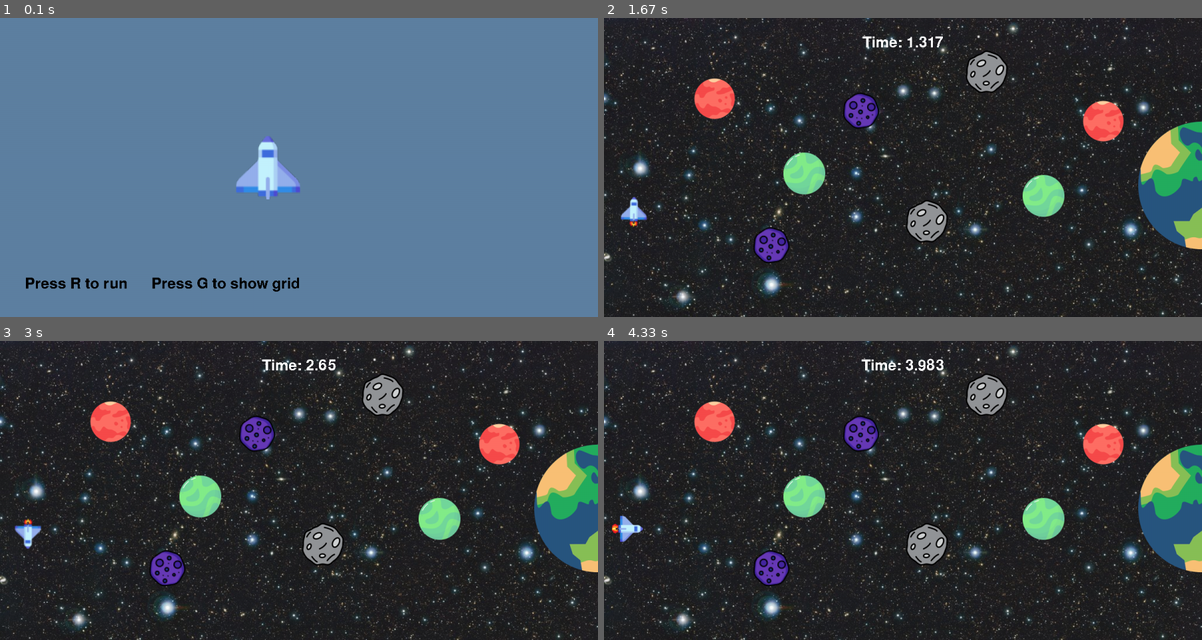
Above: before the commit, frames 1-4 (two rows, left to right).
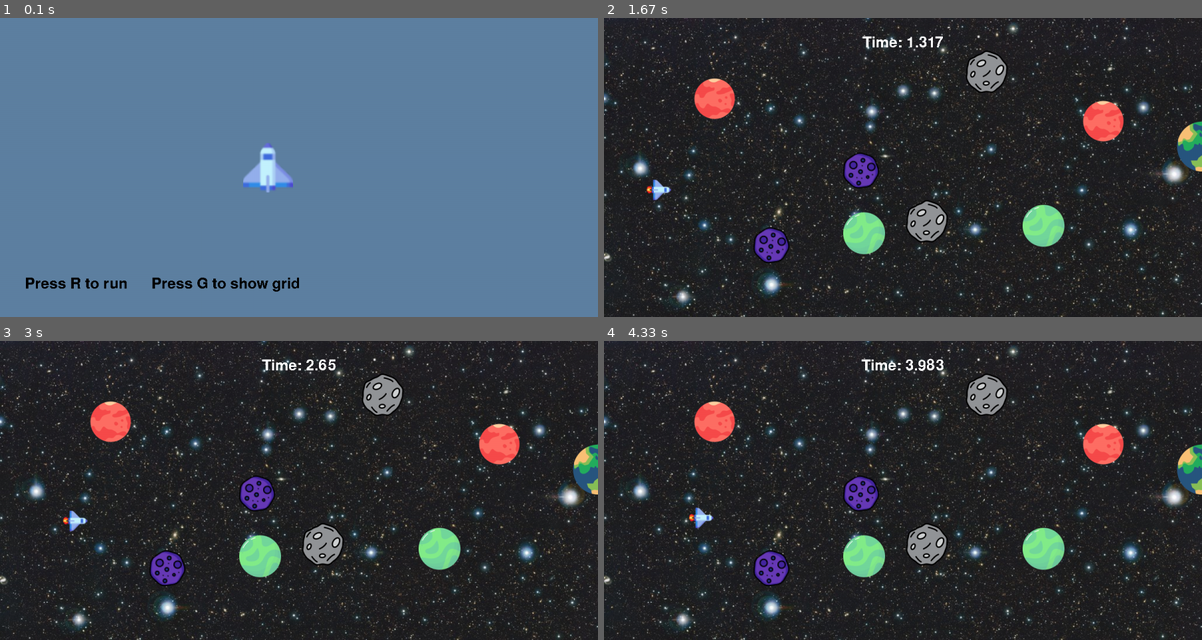
Above: after the commit, the same moments.

Repository: sandarusahan/AI-Principles---Pygame
Game: pygame game, started from aip_agent.py
Same seed, same stepped clock (60 frames per second), same inputs: the game is played once before the commit and once after it.
Inputs:
- Up to frame 1 (0.1 s): no input
- Up to frame 2 (1.67 s): tap R at 0.33 s; tap A at 0.67, 1.65 s; hold Right 1-1.47 s; hold Up from 1.5 s (still down)
- Up to frame 3 (3 s): release Up at 1.8 s; hold Right 1.83-2.3 s; hold Left 2.33-2.87 s; hold Down from 2.9 s (still down)
- Up to frame 4 (4.33 s): tap A at 3.05, 4.22 s; release Down at 3.2 s; hold Left 3.23-3.63 s; hold Up 3.67-4.03 s; hold Right from 4.07 s (still down)

The runs differ from the first frame. In frame 1, 0.8% of the frame differs, in the area x 39-51%, y 39-61%; in frame 2, 7.8%; in frame 3, 7.8%; in frame 4, 7.9%, in the area x 1-100%, y 24-80%.

Commit message:
Autopilot with UCS algorith

Diff:
--- /dev/null
+++ b/UCS.py
@@ -0,0 +1,201 @@
+import math
+
+class UCS_Algorithm:
+
+    def __init__(self, resolution, robot_radius):
+
+        self.obstacle_map = None
+        self.resolution = resolution
+        self.robot_radius = robot_radius # agent size in grids cells
+
+        self.ox = None
+        self.oy = None
+        self.min_x = None
+        self.min_y = None
+        self.max_x = None
+        self.max_y = None
+        self.x_width = None
+        self.y_width = None
+
+        self.motion = self.get_motion_model_4n()
+        # self.motion = self.get_motion_model_8n()
+
+    class Node:
+        def __init__(self, x, y, cost, parent_index):
+            self.x = x  # index of grid
+            self.y = y  # index of grid
+            self.cost = cost
+            self.parent_index = parent_index  # index of previous Node
+
+
+    def start_with_ucs(self, sx, sy, gx, gy, obs_map_arr):
+        goal_reached = False
+        self.calc_obstacle_map(obs_map_arr)
+        start_node = self.Node(self.calc_xy_index(sx, self.min_x),
+                               self.calc_xy_index(sy, self.min_y), 0.0, -1)
+        goal_node = self.Node(self.calc_xy_index(gx, self.min_x),
+                              self.calc_xy_index(gy, self.min_y), 0.0, -1)
+
+        open_set, closed_set = dict(), dict()
+        open_set[self.calc_index(start_node)] = start_node
+
+        while 1:
+
+            c_id = min(open_set, key=lambda o: open_set[o].cost)
+            current = open_set[c_id]
+            # checking if goal is reached, break loop if it does
+            if current.x == goal_node.x and current.y == goal_node.y:
+                print("Goal Reached")
+                goal_reached = True
+
+                goal_node.parent_index = current.parent_index
+                goal_node.cost = current.cost
+                print("cost :" ,goal_node.cost)
+                break
+
+            #remove current node from open_set
+            del open_set[c_id]
+
+            # Add it to the closed set
+            closed_set[c_id] = current
+
+
+## New node generation, with the aid of motion model
+
+            # New node is generated based on the motion model
+            for move_x, move_y, move_cost in self.motion:
+                node = self.Node(current.x + move_x,
+                                 current.y + move_y,
+                                 current.cost + move_cost, c_id)
+
+                # calc_index generates a unique index based in node position
+                n_id = self.calc_index(node)
+
+                # Checking if node is already visited
+                if n_id in closed_set:
+                    continue
+
+                # checking if node is valid
+                if not self.verify_node(node):
+                    continue
+
+                if n_id not in open_set:
+                    open_set[n_id] = node
+                else:
+                    if open_set[n_id].cost > node.cost:
+                        # This path is the best until now. record it!
+                        open_set[n_id] = node
+
+        rx, ry = self.calc_final_path(goal_node, closed_set)
+        rx.reverse()
+        ry.reverse()
+        return rx, ry, goal_reached
+    @staticmethod
+    def get_motion_model_4n():
+        """
+        Get all possible 4-connectivity movements.
+        :return: list of movements with cost [[dx, dy, cost]]
+        """
+        motion = [[1, 0, 1],
+                  [0, 1, 1],
+                  [-1, 0, 1],
+                  [0, -1, 1]]
+        return motion
+
+    @staticmethod
+    def get_motion_model_8n():
+        # dx, dy, cost
+        motion =[[-1, -1, math.sqrt(2)],
+                [-1, 0, 1],
+                [-1, 1, math.sqrt(2)],
+                [0, 1, 1],
+                [1, 1, math.sqrt(2)],
+                [1, 0, 1],
+                [1, -1, math.sqrt(2)],
+                [0, -1, 1]
+                ]
+        return motion
+    ##get index from coordinates based on x or y
+    ## use in determining start node
+    def calc_xy_index(self, position, minp):
+        return round((position - minp) / self.resolution)
+
+    def calc_final_path(self, goal_node, closed_set):
+        # generate final course
+        rx, ry = [self.calc_position(goal_node.x, self.min_x)], [
+            self.calc_position(goal_node.y, self.min_y)]
+        parent_index = goal_node.parent_index
+        while parent_index != -1:
+            n = closed_set[parent_index]
+            rx.append(self.calc_position(n.x, self.min_x))
+            ry.append(self.calc_position(n.y, self.min_y))
+            parent_index = n.parent_index
+
+
+        return rx, ry
+
+    ##get index from coordinates based on x and y
+    def calc_index(self, node):
+        return (node.y - self.min_y) * self.x_width + (node.x - self.min_x)
+
+
+    def verify_node(self, node):
+        px = self.calc_position(node.x, self.min_x)
+        py = self.calc_position(node.y, self.min_y)
+
+        if px < self.min_x:
+            return False
+        if py < self.min_y:
+            return False
+        if px >= self.max_x:
+            return False
+        if py >= self.max_y:
+            return False
+
+        if self.obstacle_map[node.x][node.y]:
+            return False
+
+        return True
+
+    ##get coordinates from index in grid system
+    def calc_position(self, index, minp):
+        pos = index * self.resolution + minp
+        return pos
+
+    def calc_obstacle_map(self, map_arr):
+
+        # Obstacle and free grid positions
+        ox, oy = [], [] #obstacle
+        fx, fy = [], [] #free
+
+        for iy in range(map_arr.shape[0]):
+            for ix in range(map_arr.shape[1]):
+                if map_arr[iy, ix] == 1:
+                    ox.append(ix)
+                    oy.append(iy)
+                else:
+                    fx.append(ix)
+                    fy.append(iy)
+
+        self.ox = ox
+        self.oy = oy
+        self.min_x = round(min(ox))
+        self.min_y = round(min(oy))
+        self.max_x = round(max(ox))
+        self.max_y = round(max(oy))
+
+
+        self.x_width = round((self.max_x - self.min_x) / self.resolution)
+        self.y_width = round((self.max_y - self.min_y) / self.resolution)
+
+        self.obstacle_map = [[0 for _ in range(self.y_width)]
+                             for _ in range(self.x_width)]
+        for ix in range(self.x_width):
+            x = self.calc_position(ix, self.min_x)
+            for iy in range(self.y_width):
+                y = self.calc_position(iy, self.min_y)
+                for iox, ioy in zip(ox, oy):
+                    d = math.hypot(iox - x, ioy - y)
+                    if d <= self.robot_radius:
+                        self.obstacle_map[ix][iy] = 1
+                        break
--- a/aip_agent.py
+++ b/aip_agent.py
@@ -1,7 +1,9 @@
 import pygame
 import random , numpy
 import sys
-
+import UCS
+import tracemalloc
+import time
 
 def display_time():
     current_time = (pygame.time.get_ticks() - start_time)/1000
@@ -60,7 +62,7 @@
     player_agnt = player_agnt_dcl
 
 
-def player_move_slow():
+def player_move_back():
     global player_agnt, playerX_change
     playerX_change = -1
     player_agnt = player_agnt_slw
@@ -72,13 +74,13 @@
 
 
 def respawn_player():
-    global playerX_change, playerY_change, start_time, stat_velo, end_screen_counter, freeze_movement, is_collided, display_time_score
+    global playerX_change, playerY_change, start_time, stat_velo, end_screen_counter, freeze_movement, is_collided, display_time_score, auto_pilot, path_find_flag
 
     playerX_change = 0
     playerY_change = 0
     player_move_std()
-    player_agnt_rect.x = 0
-    player_agnt_rect.y = random.randint(150, 450)
+    player_agnt_rect.x = 30
+    player_agnt_rect.y = 330
     earth_rect.y = random.randint(50, screen_h-256)
     stat_velo = 0
     explosion_animation((screen_w+100, screen_h+100))
@@ -87,6 +89,8 @@
     freeze_movement = False
     is_collided = False
     display_time_score = 0
+    auto_pilot = False
+    path_find_flag = True
 
 
 def create_obstacle(image, cordinates):
@@ -110,11 +114,65 @@
     for x in range(0, screen_w, blockSize):
         for y in range(0, screen_h, blockSize):
             rect = pygame.Rect(x, y, blockSize, blockSize)
-            if not (rect.colliderect(obs_ast_1[1]) or obs_ast_2[1].colliderect(rect) or obs_ast_3[1].colliderect(rect) or obs_ast_4[1].colliderect(rect) or obs_plnt_1[1].colliderect(rect) or obs_plnt_2[1].colliderect(rect) or obs_plnt_3[1].colliderect(rect) or obs_plnt_4[1].colliderect(rect)):
-                pygame.draw.rect(gridSurface, 'white', rect, 1)
-            else:
+            if(x == 0):
                 pygame.draw.rect(gridSurface, 'white', rect)
                 obs_map_arr[int(y/blockSize)][int(x/blockSize)] = 1
+            elif(x == screen_w-blockSize):
+                pygame.draw.rect(gridSurface, 'white', rect)
+                obs_map_arr[int(y/blockSize)][int(x/blockSize)] = 1
+            elif(y == 0):
+                pygame.draw.rect(gridSurface, 'white', rect)
+                obs_map_arr[int(y/blockSize)][int(x/blockSize)] = 1
+            elif(y == screen_h-blockSize):
+                pygame.draw.rect(gridSurface, 'white', rect)
+                obs_map_arr[int(y/blockSize)][int(x/blockSize)] = 1
+            elif (rect.colliderect(obs_ast_1[1]) or obs_ast_2[1].colliderect(rect) or obs_ast_3[1].colliderect(rect) or obs_ast_4[1].colliderect(rect) or obs_plnt_1[1].colliderect(rect) or obs_plnt_2[1].colliderect(rect) or obs_plnt_3[1].colliderect(rect) or obs_plnt_4[1].colliderect(rect)):
+                pygame.draw.rect(gridSurface, 'white', rect)
+                obs_map_arr[int(y/blockSize)][int(x/blockSize)] = 1
+            else:
+                pygame.draw.rect(gridSurface, 'white', rect, 1)
+
+    return obs_map_arr
+
+def move_player(x, y):
+    # player_agnt_rect.x = x
+    # player_agnt_rect.y = y
+    # return True
+    global playerX_change ,playerY_change
+    is_in_pos = False
+    if player_agnt_rect.x < x:
+        is_in_pos = False
+        player_move_fwd()
+    elif player_agnt_rect.y < y:
+        is_in_pos = False
+        player_move_down()
+    elif player_agnt_rect.y > y:
+        is_in_pos = False
+        player_move_up()
+    elif player_agnt_rect.x > x:
+        is_in_pos = False
+        player_move_back()
+    else:
+        if player_agnt_rect.x == x and player_agnt_rect.y == y:
+            playerX_change = 0
+            playerY_change = 0
+            is_in_pos = True
+        else:
+            is_in_pos = False
+    return is_in_pos
+
+def plan_path():
+    global auto_path_x, auto_path_y, path_found
+    tracemalloc.start()
+    start = time.time()
+    auto_path_x, auto_path_y, path_found = ucs.start_with_ucs(int(player_agnt_rect.x/blockSize),int(player_agnt_rect.y/blockSize),int((earth_rect.centerx/blockSize)-3), int(earth_rect.centery/blockSize), obstcle_map_arr)
+    print(auto_path_x, auto_path_y, path_found)
+    end = time.time()
+    print("time elapsed", end - start)
+
+    current, peak = tracemalloc.get_traced_memory()
+    print(f"Memory usage: {current / 10**6}MB; Peak memory: {peak / 10**6}MB")
+    tracemalloc.stop()
 
 # Intialize the pygame
 pygame.init()
@@ -143,12 +201,12 @@
 # Obstacles
 obs_plnt_1 = create_obstacle('planet.png', (screen_w*0.15, screen_h*0.2))
 obs_plnt_2 = create_obstacle('planet.png', (screen_w*0.8, screen_h*0.275))
-obs_plnt_3 = create_obstacle('planet_1.png', (screen_w*0.3, screen_h*0.450))
-obs_plnt_4 = create_obstacle('planet_1.png', (screen_w*0.7, screen_h*0.525))
+obs_plnt_3 = create_obstacle('planet_1.png', (screen_w*0.4, screen_h*0.650))
+obs_plnt_4 = create_obstacle('planet_1.png', (screen_w*0.7, screen_h*0.625))
 obs_ast_1 = create_obstacle('asteroid.png', (screen_w*0.5, screen_h*0.6))
 obs_ast_2 = create_obstacle('asteroid.png', (screen_w*0.6, screen_h*0.1))
 obs_ast_3 = create_obstacle('asteroid_1.png', (screen_w*0.25, screen_h*0.7))
-obs_ast_4 = create_obstacle('asteroid_1.png', (screen_w*0.4, screen_h*0.25))
+obs_ast_4 = create_obstacle('asteroid_1.png', (screen_w*0.4, screen_h*0.45))
 
 # Goal
 earth_index = 0
@@ -156,13 +214,14 @@
 earth2 = pygame.image.load('earth_flip.png').convert_alpha()
 earth_ani = [earth1, earth2]
 earth = earth_ani[earth_index]
-earth_rect = earth.get_rect(
-    center=((screen_w), random.randint(256, screen_h-256)))
+earth_rect = earth.get_rect(center=((screen_w, screen_h/3)))
+    # center=((screen_w), random.randint(256, screen_h-256)))
 earth_mask = pygame.mask.from_surface(earth)
 
 # Player
-playerX = 10
-playerY = random.randint(150, 450)
+
+playerX = 30
+playerY = 330
 playerX_change = 0
 playerY_change = 0
 collide_rect_clr = (0,0,255,100)
@@ -208,6 +267,14 @@
 display_time_score = 0
 
 show_grid_flag = False
+path_find_flag = True
+# Instantiating UCS algorithn class
+ucs = UCS.UCS_Algorithm(1, 1)
+auto_path_x = []
+auto_path_y = []
+auto_path_inc = 0
+auto_pilot = False
+
 # Game Loop
 running = True
 while running:
@@ -232,7 +299,8 @@
     earth_animation()
     screen.blit(earth, earth_rect)
 
-    drawGrid()
+    obstcle_map_arr = drawGrid()
+
     for event in pygame.event.get():
         if event.type == pygame.QUIT:
             running = False
@@ -244,7 +312,7 @@
             if event.type == pygame.KEYDOWN:
                 if not freeze_movement:
                     if event.key == pygame.K_LEFT:
-                        player_move_slow()
+                        player_move_back()
                     if event.key == pygame.K_RIGHT:
                         player_move_fwd()
                     if event.key == pygame.K_UP:
@@ -255,6 +323,16 @@
                     respawn_player()
                 if event.key == pygame.K_g:
                     show_grid_flag = not show_grid_flag
+                if event.key == pygame.K_a:
+                    if path_find_flag:
+                        plan_path()
+                        auto_path_inc = 0
+                        path_find_flag = False
+
+                    if path_found:
+                        auto_pilot = True
+                        print("Auto pilot on")
+
             if event.type == pygame.KEYUP:
                 if event.key == pygame.K_LEFT or event.key == pygame.K_RIGHT or event.key == pygame.K_UP or event.key == pygame.K_DOWN:
                     playerX_change = 0
@@ -305,6 +383,11 @@
                 display_time_score = time_score
                 game_message = 'Goal Reached !!'
                 game_active = False
+        if auto_path_inc >= len(auto_path_x):
+            auto_path_inc = 0
+        if len(auto_path_x) > 0 and auto_pilot:
+            if move_player(auto_path_x[int(auto_path_inc)]*blockSize,auto_path_y[int(auto_path_inc)]*blockSize):
+                auto_path_inc += 1
     else:
         screen.fill((94, 129, 162))
         screen.blit(player_agnt_up, player_agnt_up_rect)
Binary file changed: earth.png
Binary file changed: earth_flip.png
Binary file changed: spacecraft.png
Binary file changed: spacecraft_move.png
Binary file changed: spacecraft_move_down.png
Binary file changed: spacecraft_move_up.png
Binary file changed: spacecraft_slow.png
Binary file changed: spacecraft_std.png
